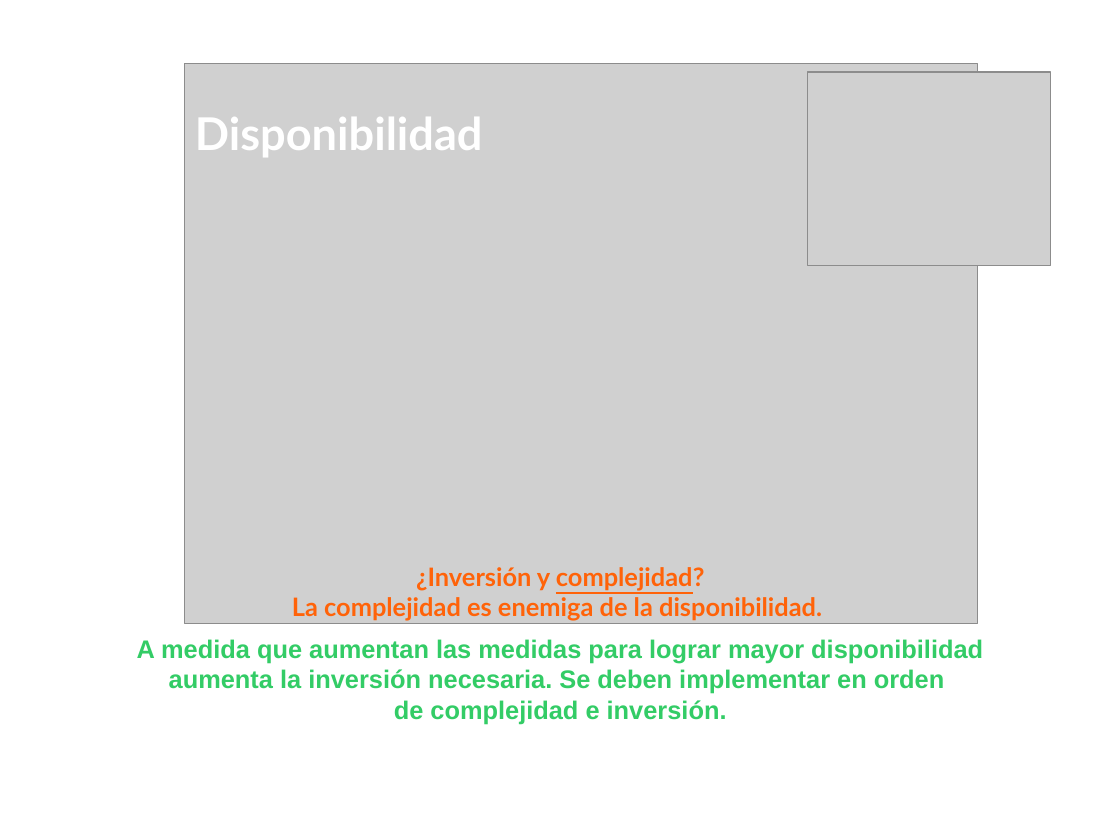
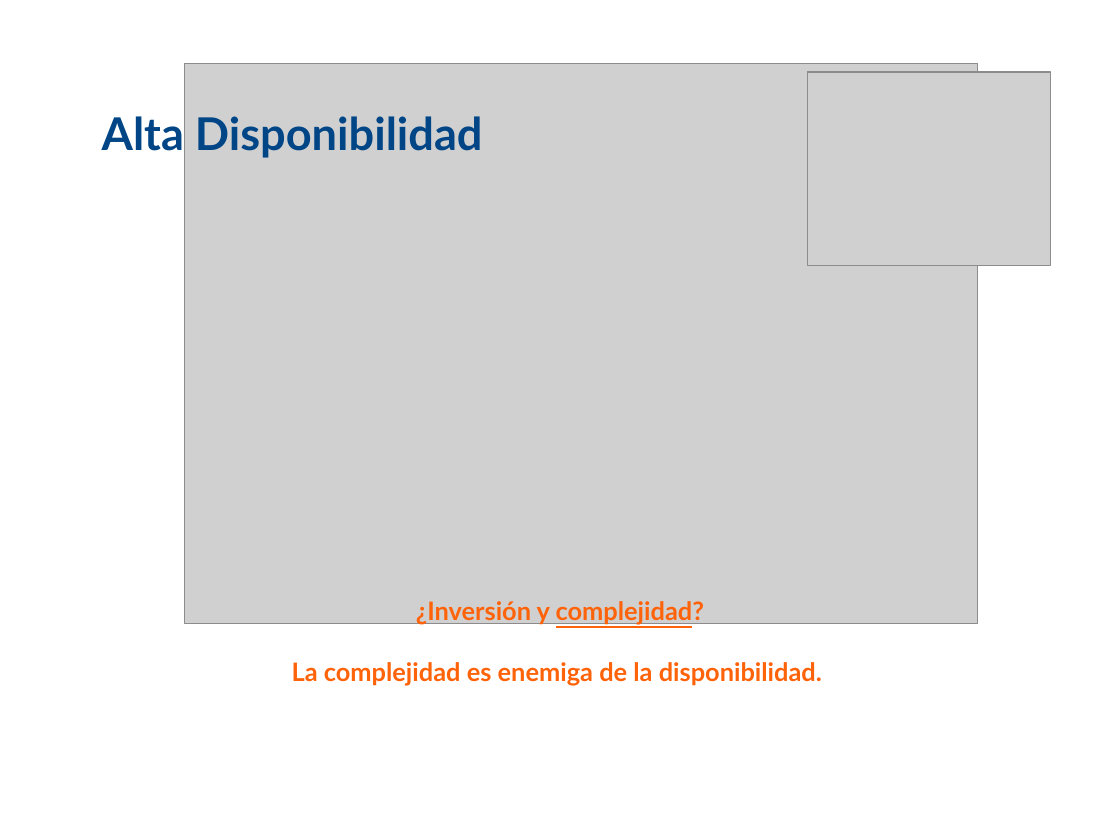
Before and after one commit to niniadcobre/asa, a slide deck: slide 9 of clases/ASA-ha.odp (slide 7 before the commit). Drawn at 1120x840 pixels with LibreOffice and Linux fonts; fonts in the diff are those of the drawing; grey boxes stand for pictures; background and template pictures are left out. Boxes give left, top, right and bottom in pixels: in the first picture for what was removed or moved away, otherwise in the second. Text is boxed around its words. In the diff, an @@ line names an element or a change of style, - is before the commit and + after.

```diff
--- a/clases/ASA-ha.odp
+++ b/clases/ASA-ha.odp
@@ text "Alta Disponibilidad" at (102,116,483,158): text colour #FFFFFF to #004586 @@
@@ text "¿Inversión y complejidad?" rewrapped from (292,567,822,621) to (292,601,822,685) @@
@@ text removed at (137,639,983,724) @@
-A medida que aumentan las medidas para lograr mayor disponibilidad
-aumenta la inversión necesaria. Se deben implementar en orden
-de complejidad e inversión.
```
Also in this commit, not shown: 12 other slides changed, 5 slides added.
